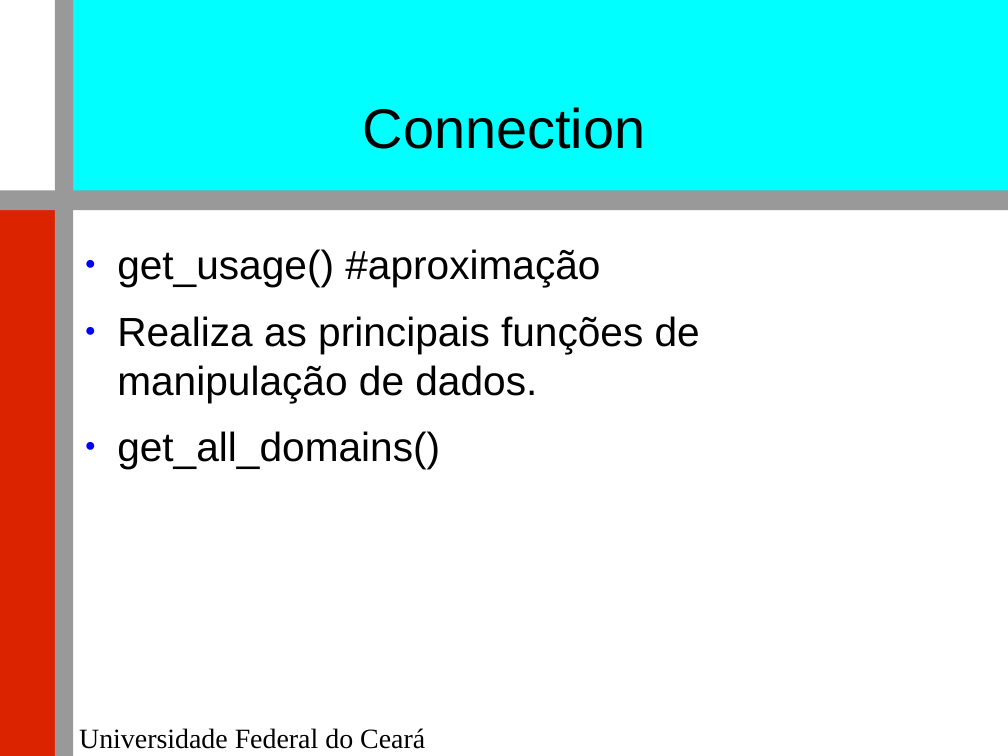
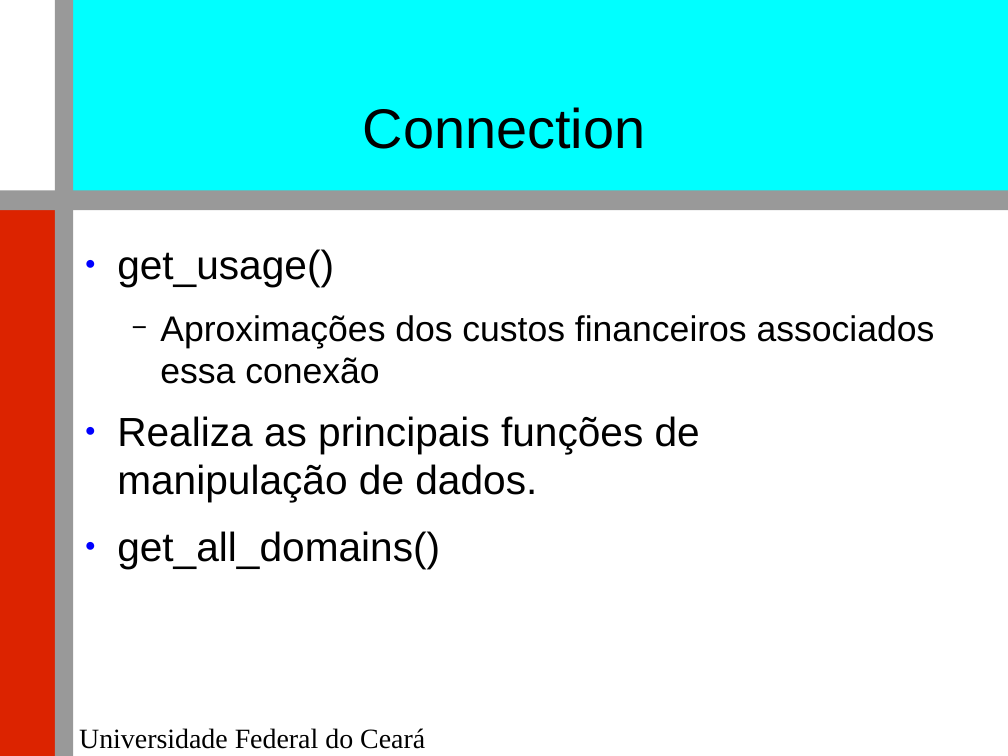
Before and after one commit to renatocjn/NoSQL_TF, a slide deck: slide 19 of Apresentação.odp. Drawn at 1008x756 pixels with LibreOffice and Linux fonts; fonts in the diff are those of the drawing; background and template pictures are left out. Boxes give left, top, right and bottom in pixels: in the first picture for what was removed or moved away, otherwise in the second. Text is boxed around its words. In the diff, an @@ line names an element or a change of style, - is before the commit and + after.

```diff
--- a/Apresentação.odp
+++ b/Apresentação.odp
@@ text at (x1=117, y1=249, x2=935, y2=384): text changed; size 32 to 28 pt @@
-● get_usage() #aproximação
+● get_usage()
+  − Aproximações dos custos financeiros associados essa conexão
```
Also in this commit, not shown: 7 other slides changed, 1 other file.
